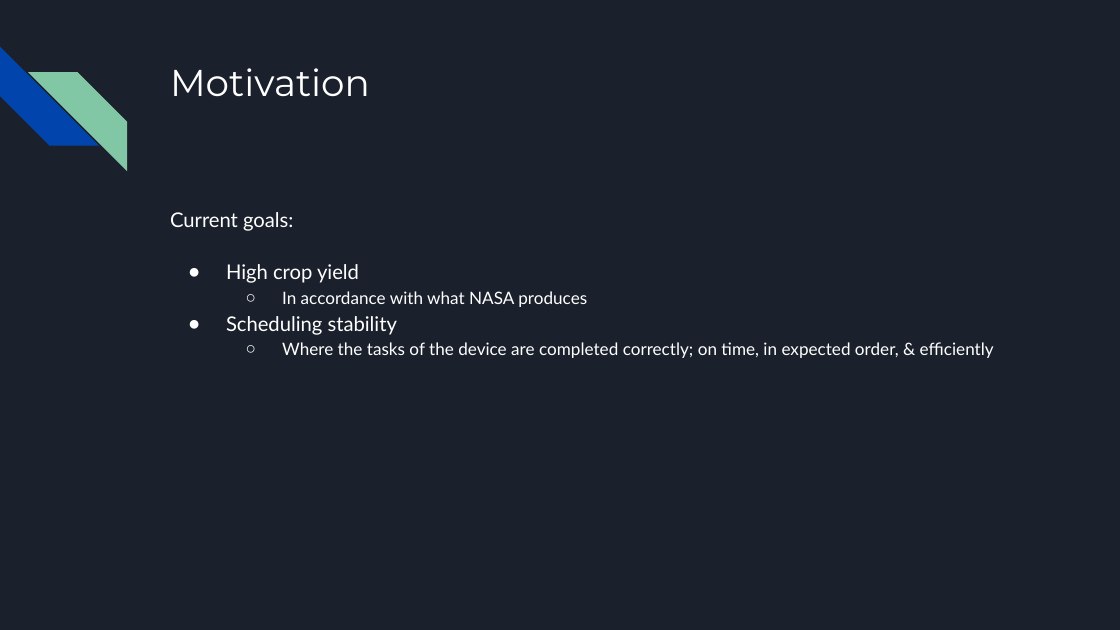
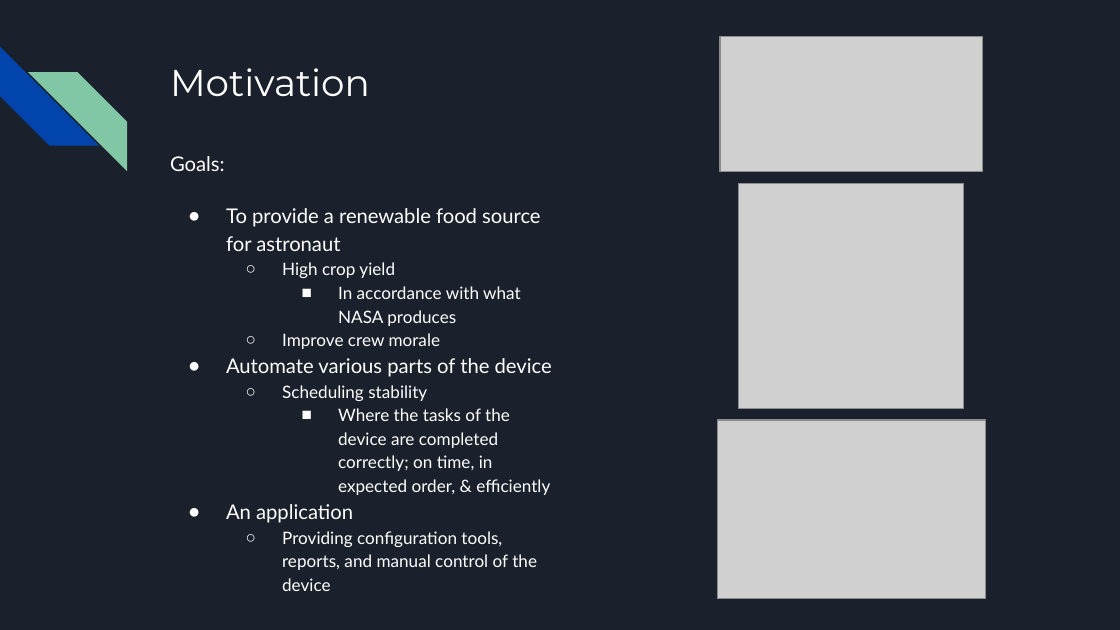
Before and after one commit to killsap/automated-multi-cycle-farming-in-space-website, a slide deck: slide 3 of docs/ProjectPlanPresentation2ndSemester.pptx. Drawn at 1120x630 pixels with LibreOffice and Linux fonts; fonts in the diff are those of the drawing; grey boxes stand for pictures. Boxes give left, top, right and bottom in pixels: in the first picture for what was removed or moved away, otherwise in the second. Text is boxed around its words. In the diff, an @@ line names an element or a change of style, - is before the commit and + after.

Commit message:
Finished presentation

```diff
--- a/docs/ProjectPlanPresentation2ndSemester.pptx
+++ b/docs/ProjectPlanPresentation2ndSemester.pptx
@@ picture added at (x1=720, y1=37, x2=983, y2=171) @@
@@ text "Goals:" moved from (x1=170, y1=212, x2=994, y2=358) to (x1=170, y1=156, x2=550, y2=591) @@
@@ text at (x1=170, y1=156, x2=541, y2=251): text changed @@
-Current goals:
+Goals:
+● To provide a renewable food source for astronaut
@@ picture added at (x1=739, y1=184, x2=964, y2=409) @@
@@ text at (x1=282, y1=262, x2=550, y2=495): size 13 to 11 pt in "High crop yield", "Scheduling stability"; bullet ● to ○; list level 1 to 2 in "High crop yield"; bullet ○ to ■; list level 2 to 3 in "In accordance with what NASA ..."; list level 1 to 2 in "Scheduling stability"; list level 2 to 3 in "Where the tasks of the ..." @@
@@ text at (x1=282, y1=333, x2=441, y2=349): paragraphs added @@
+  ○ Improve crew morale
+● Automate various parts of the device
@@ picture added at (x1=717, y1=420, x2=984, y2=599) @@
@@ text at (x1=226, y1=504, x2=537, y2=591): paragraphs added @@
+● An application
+  ○ Providing configuration tools, reports, and manual control of the device
```
Also in this commit, not shown: 8 other slides changed, 6 slides added, 1 slide removed.
